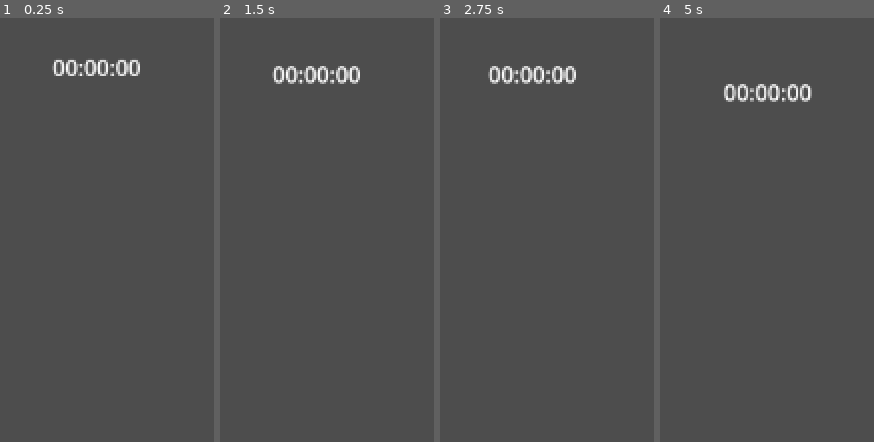
Above: before the commit, frames 1-4 (left to right).
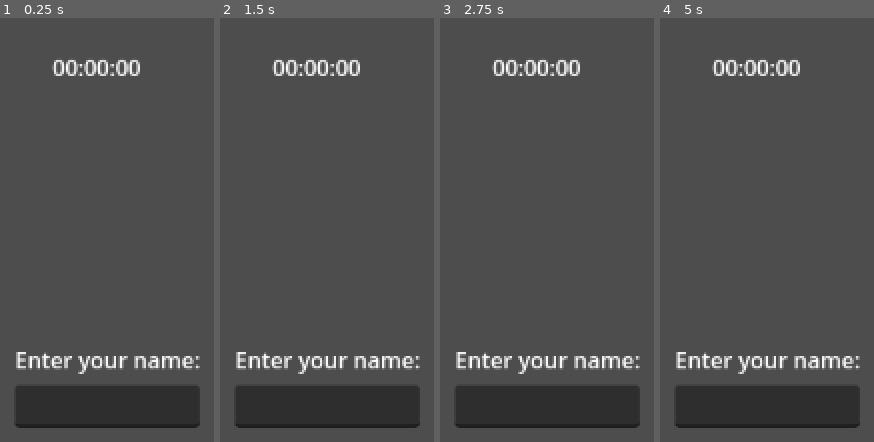
Above: after the commit, the same moments.

Repository: SinusMs/minijam-187
Game: Godot game, scene res://ui/hud.tscn
Same seed, same stepped clock (60 frames per second), same inputs: the game is played once before the commit and once after it. This scene is started directly instead of the project's main scene.
Inputs:
- Up to frame 1 (0.25 s): no input
- Up to frame 2 (1.5 s): tap Enter (evolve) at 0.5, 1.35 s; hold D (right) 0.53-1.28 s; tap P (shake) at 0.6 s; tap Space (jump) at 0.77, 1.25 s; hold A (left) from 1.28 s (still down)
- Up to frame 3 (2.75 s): tap Space (jump) at 1.52 s; tap P (shake) at 1.55, 2.1 s; release A (left) at 2.03 s; hold D (right) from 2.03 s (still down)
- Up to frame 4 (5 s): tap R at 2.85 s; tap Space (jump) at 3.02, 3.77, 4.25, 4.52 s; tap P (shake) at 3.05, 3.6, 4.55 s; tap Enter (evolve) at 3.5, 4.35 s; release D (right) at 3.53 s; hold A (left) from 3.53 s (still down)

The runs differ from the first frame. In frame 1, 10% of the frame differs, in the area x 7-94%, y 78-97%; in frame 2, 12%; in frame 3, 12%; in frame 4, 12%, in the area x 7-94%, y 9-97%.

Commit message:
name enter scene and leaderboard in utils

Diff:
--- a/globals/signalbus.gd
+++ b/globals/signalbus.gd
@@ -7,5 +7,7 @@
 
 signal pickup_picked
 
+signal name_entered(name: String)
+
 ## Move Progress bar to [param progress]%
 signal MoveProgressBar(progress: float);
--- a/globals/utils.gd
+++ b/globals/utils.gd
@@ -1 +1,9 @@
 extends Node
+
+
+var leaderboard: Array = [["Peter", 3.0], ["Paul", 24.4], ["Clara", 0.5]]
+
+# adds playthrough to leadboard and sorts instantly in ascending order
+func add_to_leaderboard(name: String, time: float):
+	leaderboard.append([name, time])
+	leaderboard.sort_custom(func(a, b): return a[1] < b[1])
--- /dev/null
+++ b/ui/enter_name.gd
@@ -0,0 +1,12 @@
+extends Node2D
+
+@onready var line_edit: LineEdit = $LineEdit
+@onready var label: Label = $Label
+
+func _ready():
+	#visible = false
+	line_edit.text_submitted.connect(_on_LineEdit_text_entered)
+
+func _on_LineEdit_text_entered(new_text: String) -> void:
+		SignalBus.name_entered.emit(new_text)
+		visible = false
--- /dev/null
+++ b/ui/enter_name.tscn
@@ -0,0 +1,16 @@
+[gd_scene load_steps=2 format=3 uid="uid://e2wiilhoekjt"]
+
+[ext_resource type="Script" uid="uid://cgsw458nrx0ir" path="res://ui/enter_name.gd" id="1_sm8sv"]
+
+[node name="EnterName" type="Node2D"]
+script = ExtResource("1_sm8sv")
+
+[node name="LineEdit" type="LineEdit" parent="."]
+offset_top = 30.0
+offset_right = 133.0
+offset_bottom = 61.0
+
+[node name="Label" type="Label" parent="."]
+offset_right = 69.0
+offset_bottom = 31.0
+text = "Enter your name:"
--- a/ui/hud.gd
+++ b/ui/hud.gd
@@ -25,11 +25,12 @@
 func _process(delta: float) -> void:
 	update_stopwatch_label()
 
-	# screenshake trigger, shake with P
+	# screenshake test trigger, shake with P
 	if Input.is_action_just_pressed("shake"):
 		shake_hud()
-		print("asdf")
+		print("P -> screen shaking")
 
+	# shaking
 	if shake_strength > 0:
 		shake_strength = lerpf(shake_strength, 0, shakeFade * delta)
 		for child in get_children():
--- a/ui/hud.tscn
+++ b/ui/hud.tscn
@@ -1,13 +1,14 @@
-[gd_scene load_steps=2 format=3 uid="uid://eefgqkkekoce"]
+[gd_scene load_steps=3 format=3 uid="uid://eefgqkkekoce"]
 
-[ext_resource type="Script" path="res://ui/hud.gd" id="1_rbyyf"]
+[ext_resource type="Script" uid="uid://mdhv4x4j666j" path="res://ui/hud.gd" id="1_rbyyf"]
+[ext_resource type="PackedScene" uid="uid://e2wiilhoekjt" path="res://ui/enter_name.tscn" id="2_276te"]
 
 [node name="HUD" type="Control" node_paths=PackedStringArray("stopwatch_label")]
 layout_mode = 3
 anchors_preset = 0
 script = ExtResource("1_rbyyf")
 stopwatch_label = NodePath("StopwatchLabel")
-shakeFade = 1.0
+shakeFade = 20.0
 
 [node name="StopwatchLabel" type="Label" parent="."]
 layout_mode = 0
@@ -16,3 +17,6 @@
 offset_right = 581.0
 offset_bottom = 47.0
 text = "00:00:00"
+
+[node name="EnterName" parent="." instance=ExtResource("2_276te")]
+position = Vector2(514, 235)
Not shown, added: ui/enter_name.gd.uid
